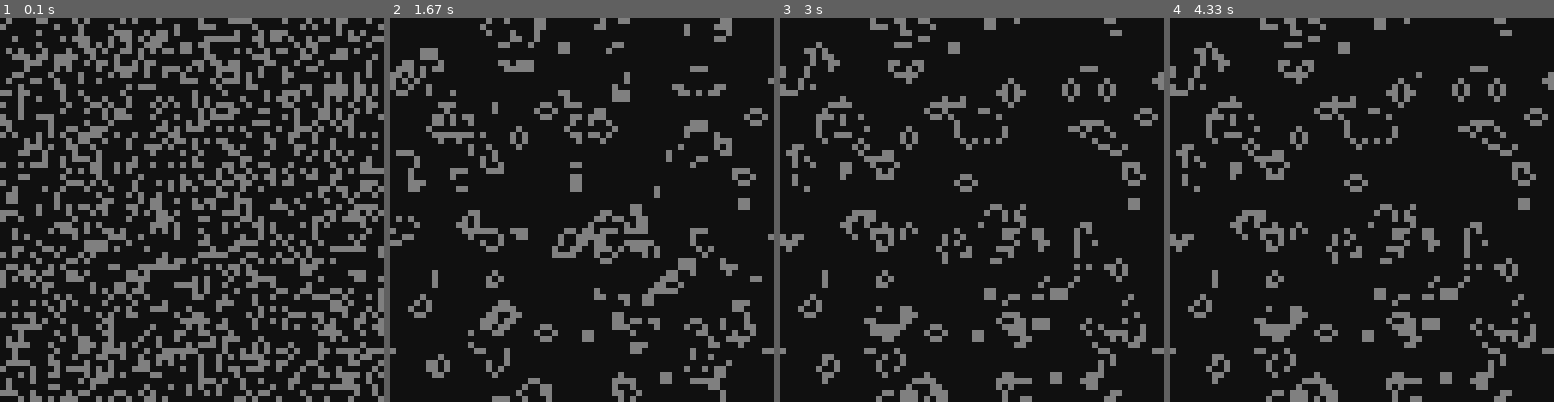
Above: before the commit, frames 1-4 (left to right).
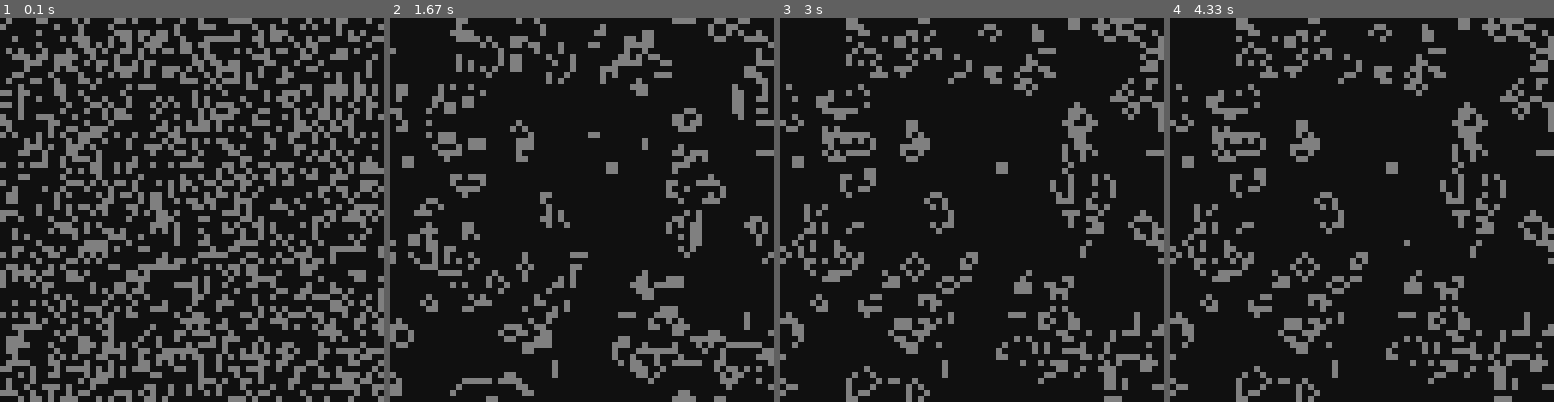
Above: after the commit, the same moments.

Repository: francucelo/pygame-of-life
Game: pygame game, started from pygame_of_life.py
Same seed, same stepped clock (60 frames per second), same inputs: the game is played once before the commit and once after it.
Inputs (mouse positions are in pixels of both pictures, inside the frame that each line leads up to):
- Up to frame 1 (0.1 s): no input
- Up to frame 2 (1.67 s): tap Space at 0.33, 1.37 s; tap C at 0.67 s; tap F at 1 s
- Up to frame 3 (3 s): tap Enter at 1.7, 2.87 s; click (1006, 294) at 2.08 s
- Up to frame 4 (4.33 s): click (1415, 71) at 3.25 s; click (1404, 240) at 4.15 s

The runs differ from the first frame. In frame 1, 2.4% of the frame differs, in the area x 1-100%, y 0-100%; in frame 2, 24%, in the area x 0-100%, y 0-100%; in frame 3, 23%; in frame 4, 23%.

Commit message:
Update pygame_of_life.py

Diff:
--- a/pygame_of_life.py
+++ b/pygame_of_life.py
@@ -7,7 +7,7 @@
 COLOR_BG = np.array([16, 16, 16], dtype=np.uint8)
 COLOR_ALIVE = np.array([128, 128, 128], dtype=np.uint8)
 PAUSE_FPS = 0 # 0 = No limitation
-DENSITY = (math.sqrt(5) - 1) / 4 # Half of the Golden Ratio
+DENSITY = 1/3
 
 def show_help() -> None:
     messagebox.showinfo(
